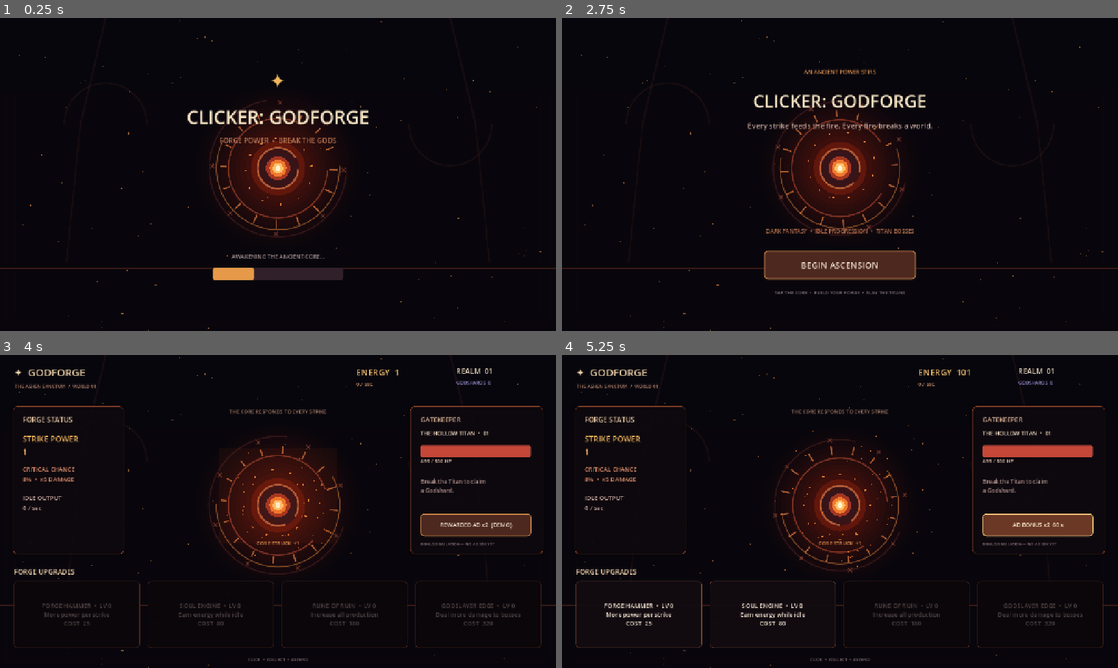
Above: before the commit, frames 1-4 (two rows, left to right).
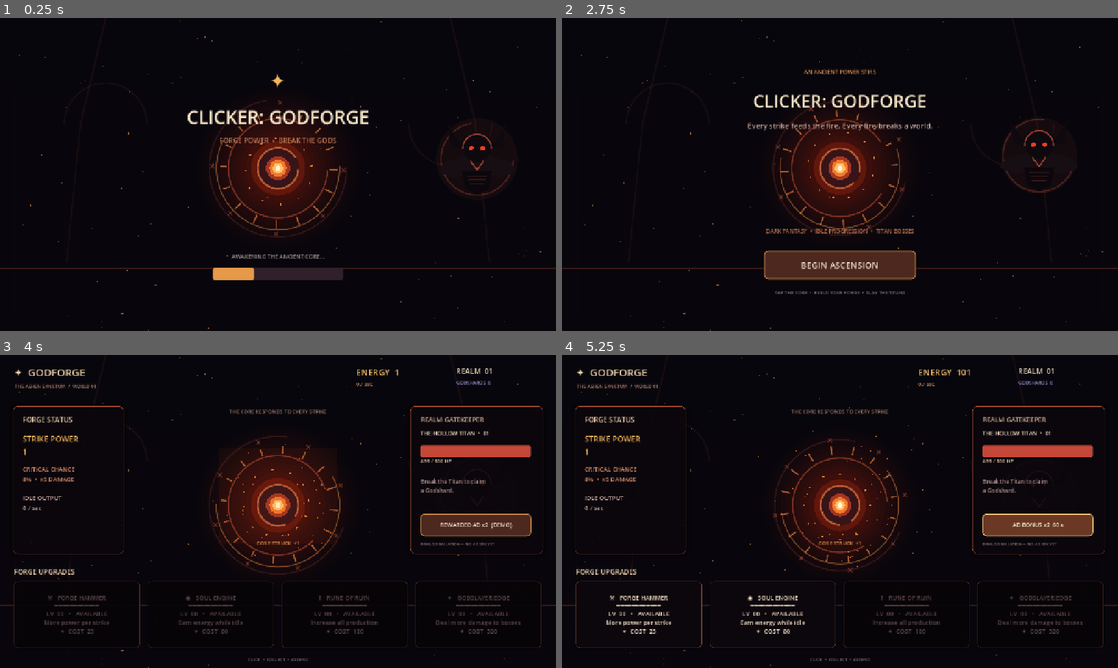
Above: after the commit, the same moments.

Repository: filesgloom-png/CLICKER-GODFORGE-
Game: Godot game, scene res://scenes/main.tscn
The game is run twice, just before and just after one commit, with the same random seed, the same clock (stepped at 60 frames per second) and the same inputs.
Inputs (mouse positions are in pixels of both pictures, inside the frame that each line leads up to):
- Up to frame 1 (0.25 s): no input
- Up to frame 2 (2.75 s): no input
- Up to frame 3 (4 s): click "BEGIN ASCENSION" at 2.75 s; click (278, 495) at 3.5 s
- Up to frame 4 (5.25 s): click "REWARDED AD x2 (DEMO)" at 4.25 s; click "AD BONUS x2 60 s" at 5 s

The runs differ from the first frame. In frame 1, 0.2% of the frame differs, in the area x 79-93%, y 33-57%; in frame 2, 0.3%; in frame 3, 1.9%; in frame 4, 2.3%, in the area x 2-98%, y 16-94%.

Commit message:
Redesign bosses, upgrade cards and critical hit effects

Diff:
--- a/scripts/game.gd
+++ b/scripts/game.gd
@@ -4,12 +4,16 @@
 const UPGRADE_NAMES := ["FORGE HAMMER", "SOUL ENGINE", "RUNE OF RUIN", "GODSLAYER EDGE"]
 const UPGRADE_DESC := ["More power per strike", "Earn energy while idle", "Increase all production", "Deal more damage to bosses"]
 const UPGRADE_BASE_COST := [25.0, 80.0, 180.0, 320.0]
+const BOSS_NAMES := ["THE HOLLOW TITAN", "THE ASHEN WYRM", "THE VEIL QUEEN", "THE IRON SAINT"]
+const UPGRADE_GLYPHS := ["⚒", "◉", "ᚱ", "✦"]
 
 var rng := RandomNumberGenerator.new()
 var stars: Array[Vector3] = []
 var pulse := 0.0
 var hit_flash := 0.0
 var core_recoil := 0.0
+var critical_flash := 0.0
+var boss_transition_flash := 0.0
 var ember_particles: Array[Vector4] = []
 var energy := 0.0
 var click_power := 1.0
@@ -44,6 +48,8 @@
 	pulse += delta
 	hit_flash = maxf(0.0, hit_flash - delta * 2.8)
 	core_recoil = move_toward(core_recoil, 0.0, delta * 4.5)
+	critical_flash = maxf(0.0, critical_flash - delta * 2.2)
+	boss_transition_flash = maxf(0.0, boss_transition_flash - delta * 1.35)
 	for i in range(ember_particles.size() - 1, -1, -1):
 		var ember := ember_particles[i]
 		ember.x += ember.z * delta
@@ -92,6 +98,8 @@
 		var p := Vector2(star.x * size.x, star.y * size.y)
 		var twinkle := 0.18 + 0.34 * absf(sin(pulse * star.z + star.x * 20.0))
 		draw_circle(p, 0.6 + star.z * 1.1, Color(1.0, 0.64, 0.34, twinkle))
+	# A translucent portrait behind the gatekeeper panel gives each realm a distinct boss silhouette.
+	_draw_boss_portrait(Vector2(size.x * 0.858, size.y * 0.445), boss_stage)
 	var center := Vector2(size.x * 0.5, size.y * 0.48 + core_recoil * 9.0)
 	var core_size := 1.0 + 0.035 * sin(pulse * 2.2) + hit_flash * 0.12
 	# Wide atmospheric bloom.
@@ -126,12 +134,68 @@
 		draw_circle(p, 2.0 + hit_flash, Color(1.0, 0.58, 0.24, 0.8))
 	for ember in ember_particles:
 		draw_circle(Vector2(ember.x, ember.y), 1.4 + hit_flash, Color(1.0, 0.49, 0.16, 0.72))
+	# Critical strikes create a bright expanding rune shockwave.
+	if critical_flash > 0.0:
+		var crit_alpha: float = clampf(critical_flash, 0.0, 1.0)
+		draw_arc(center, 185.0 + (1.0 - crit_alpha) * 45.0, pulse * 0.8, pulse * 0.8 + TAU, 96, Color(1.0, 0.82, 0.35, crit_alpha * 0.9), 4.0, true)
+		for i in range(12):
+			var crit_angle: float = TAU * float(i) / 12.0 + pulse * 0.35
+			var crit_inner: Vector2 = center + Vector2(cos(crit_angle), sin(crit_angle)) * 165.0
+			var crit_outer: Vector2 = center + Vector2(cos(crit_angle), sin(crit_angle)) * 205.0
+			draw_line(crit_inner, crit_outer, Color(1.0, 0.76, 0.31, crit_alpha * 0.85), 3.0, true)
+	# Realm transition blooms through the ruined sanctum when a boss falls.
+	if boss_transition_flash > 0.0:
+		draw_rect(Rect2(Vector2.ZERO, size), Color(1.0, 0.48, 0.18, boss_transition_flash * 0.24))
 	# Deep vignette and forged horizon.
 	draw_rect(Rect2(0, size.y - 145.0, size.x, 2), Color(0.75, 0.32, 0.19, 0.26))
 	draw_rect(Rect2(0, 87, size.x, 1), Color(0.75, 0.34, 0.19, 0.26))
 	for i in range(6):
 		var inset := float(i) * 7.0
 		draw_rect(Rect2(inset, inset, size.x - inset * 2.0, size.y - inset * 2.0), Color(0.22, 0.08, 0.1, 0.045), false, 1.0)
+
+func _draw_boss_portrait(center: Vector2, stage: int) -> void:
+	var bob: float = sin(pulse * 1.35 + float(stage)) * 4.0
+	var c: Color = Color("#b64b37")
+	match posmod(stage - 1, 4):
+		0:
+			c = Color("#b64b37")
+		1:
+			c = Color("#a6aebc")
+		2:
+			c = Color("#9a6ad0")
+		3:
+			c = Color("#d19b4d")
+	center.y += bob
+	draw_circle(center, 92.0 + sin(pulse * 1.8) * 4.0, Color(c.r, c.g, c.b, 0.075))
+	draw_arc(center, 83.0, pulse * 0.12, pulse * 0.12 + TAU * 0.72, 64, Color(c.r, c.g, c.b, 0.35), 2.0, true)
+	# Crown horns, shoulders and an armored torso form a readable monster silhouette.
+	var horns := PackedVector2Array([
+		center + Vector2(-38, -37), center + Vector2(-66, -79), center + Vector2(-61, -27),
+		center + Vector2(-29, -22), center + Vector2(29, -22), center + Vector2(61, -27),
+		center + Vector2(66, -79), center + Vector2(38, -37), center + Vector2(28, -54),
+		center + Vector2(-28, -54)
+	])
+	draw_colored_polygon(horns, Color(0.055, 0.035, 0.055, 0.96))
+	var shoulders := PackedVector2Array([
+		center + Vector2(-23, -9), center + Vector2(-76, 8), center + Vector2(-91, 28),
+		center + Vector2(-54, 44), center + Vector2(-34, 37), center + Vector2(34, 37),
+		center + Vector2(54, 44), center + Vector2(91, 28), center + Vector2(76, 8),
+		center + Vector2(23, -9)
+	])
+	draw_colored_polygon(shoulders, Color(0.09, 0.055, 0.075, 0.98))
+	draw_colored_polygon(PackedVector2Array([center + Vector2(-35, 28), center + Vector2(-27, 69), center + Vector2(0, 82), center + Vector2(27, 69), center + Vector2(35, 28)]), Color(0.045, 0.03, 0.05, 0.98))
+	draw_circle(center + Vector2(0, -24), 32.0, Color(0.055, 0.035, 0.055, 0.98))
+	draw_arc(center + Vector2(0, -24), 33.0, PI, TAU, 36, Color(c.r, c.g, c.b, 0.8), 2.0, true)
+	draw_circle(center + Vector2(-13, -25), 4.2 + sin(pulse * 3.0) * 1.2, Color(1.0, 0.24, 0.12, 0.95))
+	draw_circle(center + Vector2(13, -25), 4.2 + sin(pulse * 3.0 + 1.0) * 1.2, Color(1.0, 0.24, 0.12, 0.95))
+	draw_line(center + Vector2(-15, 5), center + Vector2(0, 25), Color(c.r, c.g, c.b, 0.8), 2.0, true)
+	draw_line(center + Vector2(15, 5), center + Vector2(0, 25), Color(c.r, c.g, c.b, 0.8), 2.0, true)
+	for i in range(3):
+		var rib_y: float = 39.0 + float(i) * 9.0
+		draw_line(center + Vector2(-22 + float(i) * 3.0, rib_y), center + Vector2(22 - float(i) * 3.0, rib_y), Color(c.r, c.g, c.b, 0.25), 1.5, true)
+
+func _boss_name(stage: int) -> String:
+	return BOSS_NAMES[posmod(stage - 1, BOSS_NAMES.size())]
 
 func _show_splash() -> void:
 	_clear_ui()
@@ -219,8 +283,8 @@
 	ui_labels["hit"] = _label("TAP TO STRIKE", Vector2(510, 420), Vector2(260, 25), 12, Color("#d58b4c"))
 	ui_labels["hit"].horizontal_alignment = HORIZONTAL_ALIGNMENT_CENTER
 	_panel(Vector2(945, 118), Vector2(305, 340))
-	_label("GATEKEEPER", Vector2(968, 136), Vector2(250, 24), 15, Color("#dfb89e"))
-	ui_labels["boss"] = _label("THE HOLLOW TITAN", Vector2(968, 168), Vector2(250, 24), 13, Color("#f0d9c2"))
+	_label("REALM GATEKEEPER", Vector2(968, 136), Vector2(250, 24), 15, Color("#dfb89e"))
+	ui_labels["boss"] = _label(_boss_name(boss_stage), Vector2(968, 168), Vector2(250, 24), 13, Color("#f0d9c2"))
 	boss_bar = ProgressBar.new()
 	boss_bar.position = Vector2(968, 208)
 	boss_bar.size = Vector2(255, 18)
@@ -255,6 +319,10 @@
 		var index := i
 		var card := _button("", Vector2(card_x[i], 520), Vector2(290, 154), false)
 		card.add_theme_font_size_override("font_size", 14)
+		card.add_theme_color_override("font_color", Color("#f4dfc5"))
+		card.add_theme_color_override("font_hover_color", Color("#fff0c9"))
+		card.add_theme_color_override("font_disabled_color", Color("#8b7779"))
+		card.alignment = HORIZONTAL_ALIGNMENT_CENTER
 		card.pressed.connect(func(): _buy_upgrade(index))
 		ui_labels["upgrade_%d" % i] = card
 	_label("CLICK  •  COLLECT  •  ASCEND", Vector2(0, 690), Vector2(1280, 20), 10, Color("#77646b")).horizontal_alignment = HORIZONTAL_ALIGNMENT_CENTER
@@ -271,6 +339,7 @@
 	var critical := rng.randf() < 0.08
 	if critical:
 		damage *= 5.0
+		critical_flash = 1.0
 	energy += damage
 	boss_hp -= damage * boss_damage
 	if ui_labels.has("hit"):
@@ -282,8 +351,10 @@
 		boss_max_hp *= 1.72
 		boss_hp = boss_max_hp
 		multiplier *= 1.08
+		boss_transition_flash = 1.0
+		critical_flash = 0.0
 		if ui_labels.has("boss_hint"):
-			ui_labels["boss_hint"].text = "TITAN DEFEATED!\n+1 GODSHARD  •  POWER +8%"
+			ui_labels["boss_hint"].text = "GATEKEEPER SLAIN!\n+1 GODSHARD  •  POWER +8%"
 	_refresh_ui()
 
 func _buy_upgrade(index: int) -> void:
@@ -326,7 +397,7 @@
 		ui_labels["power"].text = "STRIKE POWER\n" + _format_number(click_power * multiplier)
 		ui_labels["crit"].text = "CRITICAL CHANCE\n8%  •  x5 DAMAGE"
 		ui_labels["dps"].text = "IDLE OUTPUT\n" + _format_number(idle_rate * multiplier) + " / sec"
-		ui_labels["boss"].text = "THE HOLLOW TITAN  •  %02d" % boss_stage
+		ui_labels["boss"].text = _boss_name(boss_stage) + "  •  %02d" % boss_stage
 		ui_labels["boss_hp"].text = _format_number(maxf(0.0, boss_hp)) + " / " + _format_number(boss_max_hp) + " HP"
 	if boss_bar != null and is_instance_valid(boss_bar):
 		boss_bar.max_value = boss_max_hp
@@ -335,7 +406,7 @@
 		var key := "upgrade_%d" % i
 		if ui_labels.has(key):
 			var card: Button = ui_labels[key]
-			card.text = "%s  •  LV %d\n%s\nCOST  %s" % [UPGRADE_NAMES[i], upgrade_levels[i], UPGRADE_DESC[i], _format_number(_upgrade_cost(i))]
+			card.text = "%s   %s\n━━━━━━━━━━━━\nLV  %02d   •   %s\n%s\n✦  COST  %s" % [UPGRADE_GLYPHS[i], UPGRADE_NAMES[i], upgrade_levels[i], "FORGED" if upgrade_levels[i] > 0 else "AVAILABLE", UPGRADE_DESC[i], _format_number(_upgrade_cost(i))]
 			card.disabled = energy < _upgrade_cost(i)
 			card.modulate = Color(1, 1, 1, 1) if not card.disabled else Color(0.65, 0.58, 0.58, 1)
 
@@ -355,12 +426,12 @@
 	panel.position = pos
 	panel.size = size
 	var style := StyleBoxFlat.new()
-	style.bg_color = Color(0.055, 0.035, 0.055, 0.92)
-	style.border_color = Color(0.53, 0.25, 0.16, 0.72)
+	style.bg_color = Color(0.045, 0.028, 0.05, 0.78)
+	style.border_color = Color(0.62, 0.29, 0.18, 0.86)
 	style.set_border_width_all(1)
-	style.set_corner_radius_all(9)
-	style.shadow_color = Color(0, 0, 0, 0.3)
-	style.shadow_size = 8
+	style.set_corner_radius_all(10)
+	style.shadow_color = Color(0, 0, 0, 0.42)
+	style.shadow_size = 12
 	panel.add_theme_stylebox_override("panel", style)
 	add_child(panel)
 	return panel
@@ -374,10 +445,12 @@
 	button.add_theme_color_override("font_color", Color("#f5e5d2"))
 	button.add_theme_color_override("font_hover_color", Color("#fff4d8"))
 	var normal := StyleBoxFlat.new()
-	normal.bg_color = Color("#4c281f") if gold else Color(0.07, 0.045, 0.065, 0.96)
-	normal.border_color = Color("#d58b4c") if gold else Color("#75412f")
+	normal.bg_color = Color("#4c281f") if gold else Color(0.045, 0.028, 0.05, 0.93)
+	normal.border_color = Color("#d58b4c") if gold else Color("#6e3c32")
 	normal.set_border_width_all(2 if gold else 1)
-	normal.set_corner_radius_all(8)
+	normal.set_corner_radius_all(9)
+	normal.shadow_color = Color(0.0, 0.0, 0.0, 0.35)
+	normal.shadow_size = 5
 	normal.content_margin_left = 12
 	normal.content_margin_right = 12
 	normal.content_margin_top = 8
